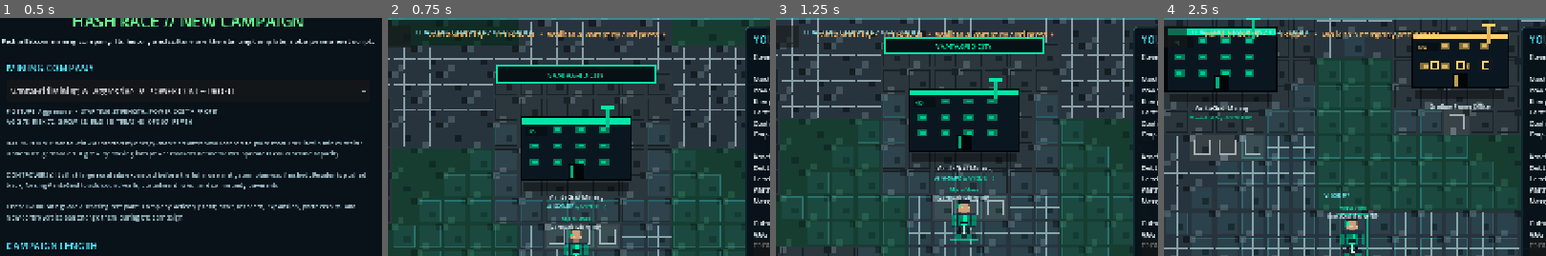
Above: before the commit, frames 1-4 (left to right).
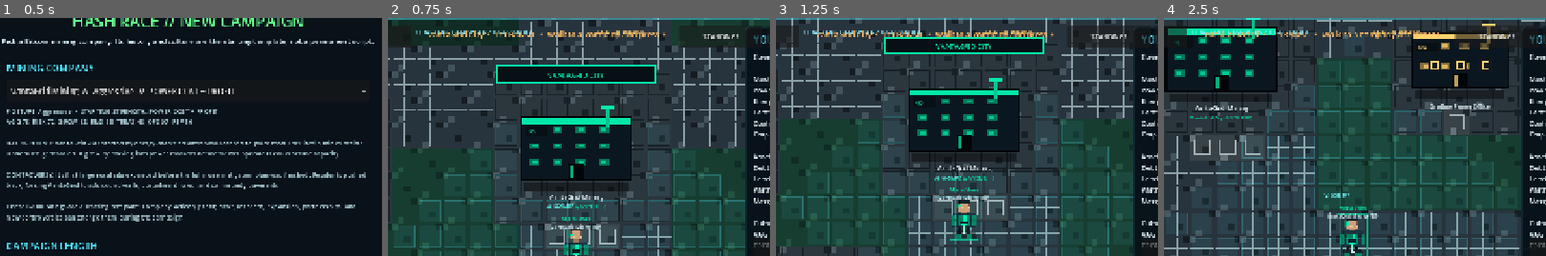
Above: after the commit, the same moments.

Repository: 1freetech/HashRace
Game: Godot game, scene res://scenes/campaign_setup.tscn
Two runs of this game, one before a commit and one after it. Both use one fixed random seed, a clock stepped at 60 frames per second and the inputs below.
Inputs (mouse positions are % of the whole screen's width and height, from its top left):
- Up to frame 1 (0.5 s): no input
- Up to frame 2 (0.75 s): click "START MINING RACE" at 0.5 s
- Up to frame 3 (1.25 s): no input
- Up to frame 4 (2.5 s): tap E at 1.25, 1.35, 2 s; move the mouse to (72, 45) at 1.27 s; hold D 1.28-2.03 s; click (72, 45) at 1.42 s; tap Space at 1.52, 2.27 s; move the mouse to (30, 55) at 2.02 s; hold S from 2.03 s (still down); tap Enter at 2.1 s
The pictures show only the part of the screen within x 25-75%, y 8-58%; the shares and areas given below are measured in that part.

Frame 1 is identical in both runs. In frame 2, 0.4% of the frame differs, in the area x 54-98%, y 3-13%; in frame 3, 0.5%; in frame 4, 0.7%.

Commit message:
v0.022 wires the new Bitcoin mining league standings layer into the shipped Godot world. The primary scene now boots through the standings controller while preserving the existing company effects, dynamic mining-company AI, flexible turn clock, RPG movement, towns, and treasury systems.

Diff:
--- a/Godot/scenes/world.tscn
+++ b/Godot/scenes/world.tscn
@@ -1,6 +1,6 @@
 [gd_scene load_steps=3 format=3]
 
-[ext_resource path="res://scripts/world_company_effects.gd" type="Script" id="1_world"]
+[ext_resource path="res://scripts/world_league_standings.gd" type="Script" id="1_world"]
 [ext_resource path="res://scripts/live_treasury_controls.gd" type="Script" id="2_treasury"]
 
 [node name="HashRaceRPGStrategyWorld" type="Node2D"]
@@ -35,6 +35,6 @@
 offset_bottom = 500.0
 theme_override_colors/font_color = Color(0.745, 0.91, 0.94, 1)
 theme_override_font_sizes/font_size = 16
-text = "Building mining towns, scanner navigation, flexible turns, dynamic company personalities, material rating effects, strategy UI and collision grid...\n\nIf this screen remains, the world controller failed to initialize."
+text = "Building mining towns, league standings, scanner navigation, flexible turns, dynamic company personalities, material rating effects, strategy UI and collision grid...\n\nIf this screen remains, the world controller failed to initialize."
 horizontal_alignment = 1
 vertical_alignment = 1
